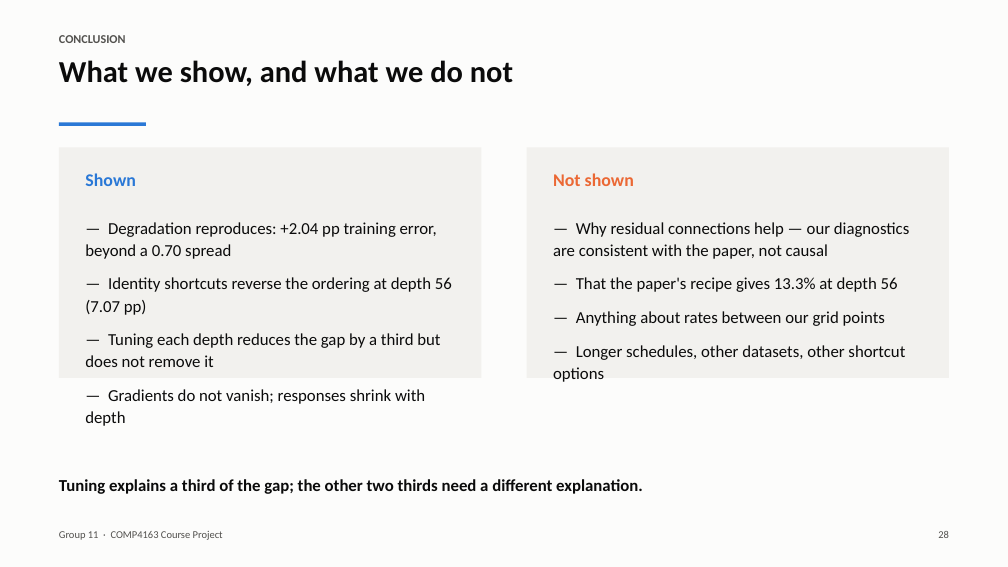
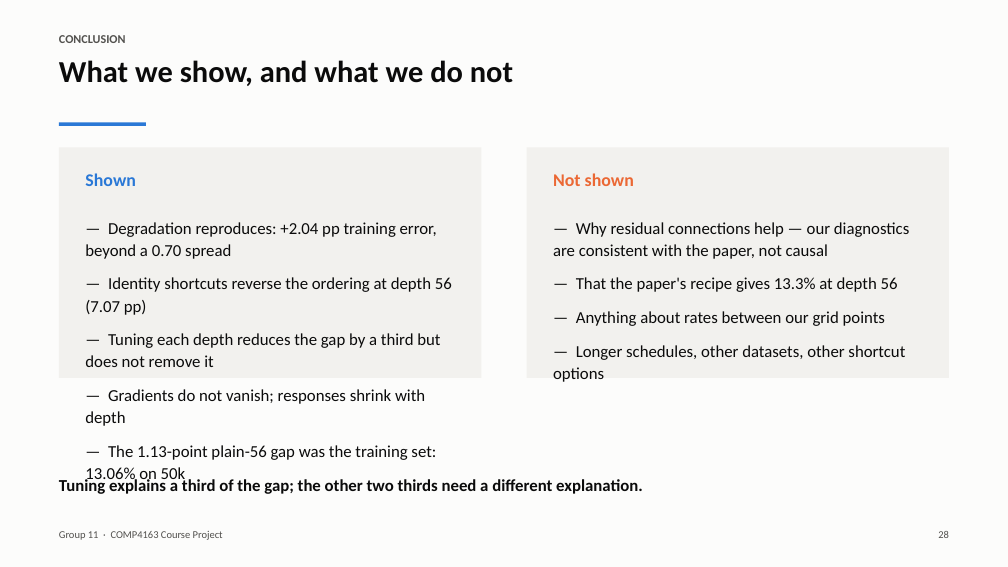
Before and after one commit to v68md6ttb2-ux/COMP4163-ResNet-Degradation, a slide deck: slide 28 of report/slides.pptx. Drawn at 1008x567 pixels with LibreOffice and Linux fonts; fonts in the diff are those of the drawing. Boxes give left, top, right and bottom in pixels: in the first picture for what was removed or moved away, otherwise in the second. Text is boxed around its words. In the diff, an @@ line names an element or a change of style, - is before the commit and + after.

Commit message:
Train both plain networks on 50,000 images: the gap was the training set
The protocol fixes 45,000 training images, and plain-56 came out 1.13 points
worse than the paper's Table 6. The paper never says whether its own networks
used 45,000 or all 50,000, so we tested the explanation instead of stating it.

Three seeds per depth, everything else unchanged, no validation set:

  plain-56   14.43% (45k)  ->  13.06% (50k)   paper 13.3%
  plain-20    9.87% (45k)  ->   9.44% (50k)   paper 9.7%

The gap was our training set, not our implementation. Two things matter more
than the number: training error moves the other way (2.47 -> 4.77), so more
data makes the deep plain network fit worse while generalising better; and the
degradation survives (13.06 against 9.44 on test, a 3.62-point gap over a 1.19
spread). Fixing the replication and removing the degradation are two different
problems.

Plain-56's training-error spread at 50k is 3.45 points against 0.70 at 45k --
five times wider -- so the instability finding holds at both training-set sizes.

Code: --train-size on src/train.py, num_train on CIFAR10Data; the validation
error is reported as nan when there is no held-out set.

Report section 8 and the deck now carry the result, with the 50k table as a
backup slide.

```diff
--- a/report/slides.pptx
+++ b/report/slides.pptx
@@ text at bbox=[85, 445, 436, 484]: paragraph added @@
+— The 1.13-point plain-56 gap was the training set: 13.06% on 50k
```
Also in this commit, not shown: 3 other slides changed, 1 slide added, 36 other files.
